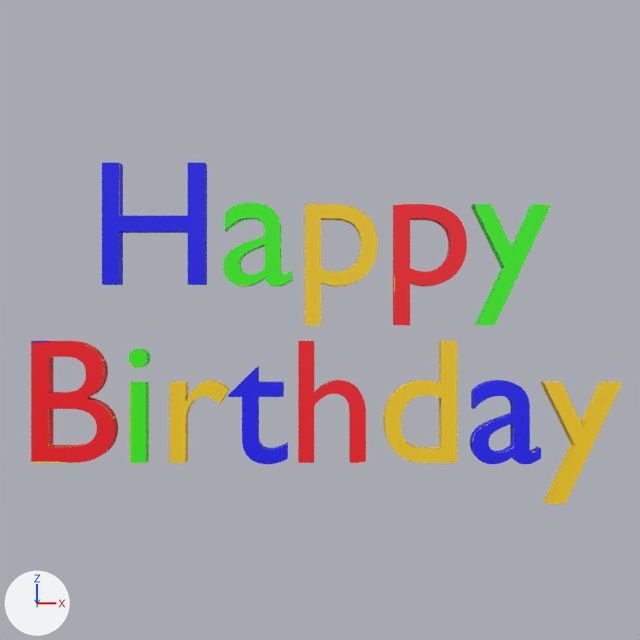
The Blender file App/app/src/main/assets/models/blender/happy-birthday.blend: old version first, new version second.
Before and after are seen from the file's camera 'Camera.001'. Arrows for +X, +Y and +Z are at lower left; the lights stay in place.

The scene before the commit, as lines of its bpy script (objects in view):
```python
mat_material_001 = principled_material('Material.001')
mat_material_001.texture = img_happy_birthday_png
me_text = bpy.data.meshes.new('Text')
me_text.from_pydata(...)  # 1876 vertices, 2786 faces; spans x -1.62..1.69, y -1.03..0.88, z -0.09..0.0
me_text.materials.append(mat_material_001)  # picture img_happy_birthday_png
ob_text = bpy.data.objects.new('Text', me_text)
ob_text.location = (0.0, 0.0, 0.0)
ob_text.rotation_euler = (1.571, 0.0, 0.0)  # degrees (90, 0, 0)
```
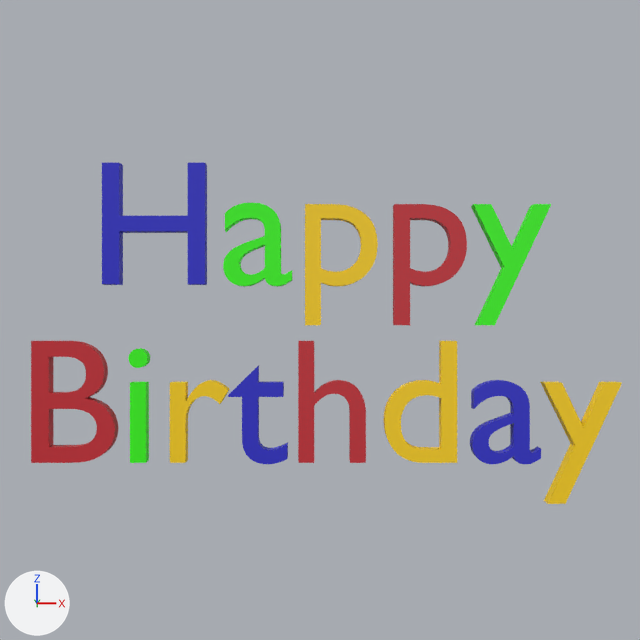
Location of each change, (x1, y1, x2, y2) in pixels of the pictures (640 x 640 px):
'Text', surface changed
    both: (31, 163, 551, 464)
part 1 of me_text, surface changed
    both: (31, 163, 622, 504)

Edits to the bpy script that builds the scene:
```text
Add img_albedo_texture_png:
    img_albedo_texture_png = load_image('albedo-texture.png', '../happy-birthday/albedo-texture.png', 1024, 1024, 'sRGB')
Change mat_material_001:
    mat_material_001.texture: img_happy_birthday_png -> img_albedo_texture_png
Change me_text:
    where me_text.from_pydata(...)  # 1876 vertices, 2786 faces; spans x -1.62..1.69, y -1.03..0.88, z -0.09..0.0
    used by ob_text; location = (0.0, 0.0, 0.0); rotation_euler = (1.571, 0.0, 0.0), in degrees (90, 0, 0)
    me_text part 1: texture (UV) coordinates of 2786 of 2786 faces, centred in x -1.62..1.64, y -1.03..0.88, z -0.09..0.0, changed; they spanned u 0.0..1.0, v 0.0..1.0 and now span u 0.0..1.0, v 0.0..1.0
```
